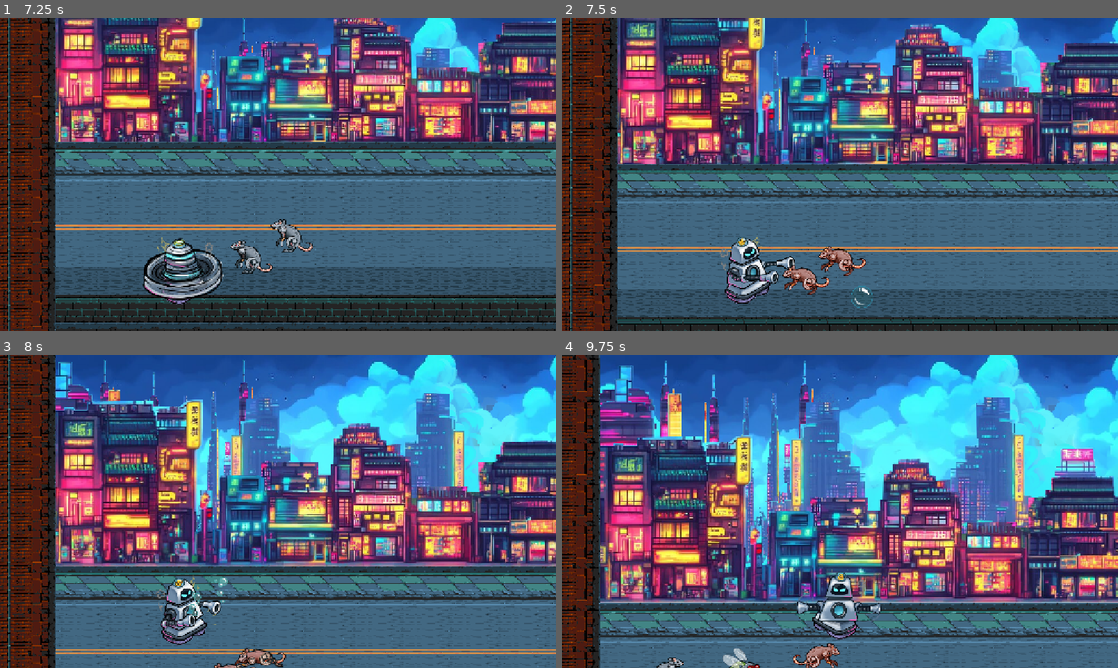
Above: before the commit, frames 1-4 (two rows, left to right).
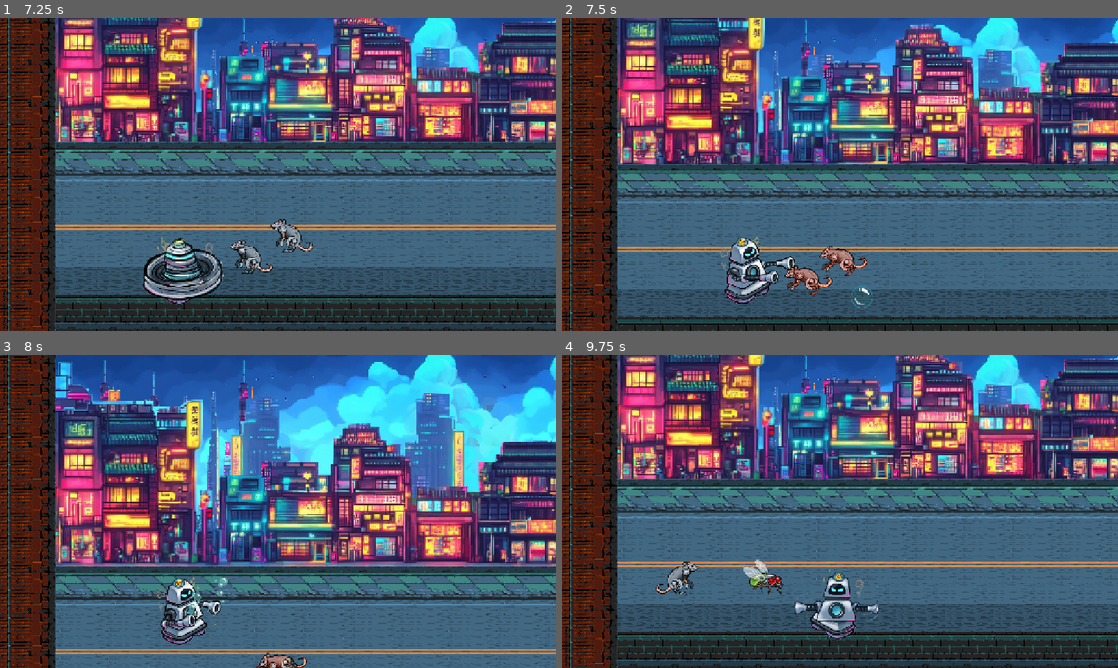
Above: after the commit, the same moments.

Repository: asdrome/bubbletron
Game: Godot game, scene res://Escenas/main.tscn
Two runs of this game, one before a commit and one after it. Both use one fixed random seed, a clock stepped at 60 frames per second and the inputs below.
Inputs (mouse positions are in pixels of both pictures, inside the frame that each line leads up to):
- Up to frame 1 (7.25 s): click "Jugar" at 0.5 s; move the mouse to (400, 158) at 1.27 s; press the mouse at (400, 158) at 1.28 s; hold D (right) 1.28-2.03 s; move the mouse to (166, 190) at 2.02 s; release the mouse at (166, 190) at 2.03 s; hold S (down) 2.03-2.78 s; tap Shift (spin) every 1.5 s from 2.1 to 6.6 s; tap Enter at 2.75 s; move the mouse to (333, 105) at 2.77 s; press the mouse at (333, 105) at 2.78 s; hold D (right) 2.78-3.53 s; move the mouse to (250, 237) at 3.52 s; release the mouse at (250, 237) at 3.53 s; hold W (up) 3.53-4.28 s; move the mouse to (444, 221) at 4.27 s; press the mouse at (444, 221) at 4.28 s; hold A (left) 4.28-5.78 s; move the mouse to (111, 127) at 5.02 s; release the mouse at (111, 127) at 5.03 s; move the mouse to (305, 174) at 5.77 s; press the mouse at (305, 174) at 5.78 s; hold S (down) 5.78-6.53 s; move the mouse to (194, 96) at 6.52 s; release the mouse at (194, 96) at 6.53 s; hold D (right) from 6.53 s (still down)
- Up to frame 2 (7.5 s): move the mouse to (962, 158) at 7.27 s; release D (right) at 7.28 s; press the mouse at (962, 158) at 7.28 s; hold W (up) from 7.28 s (still down)
- Up to frame 3 (8 s): keep holding W (up)
- Up to frame 4 (9.75 s): move the mouse to (728, 527) at 8.02 s; release W (up) at 8.03 s; release the mouse at (728, 527) at 8.03 s; hold D (right) 8.03-8.78 s; tap Shift (spin) at 8.1, 9.6 s; move the mouse to (895, 442) at 8.77 s; press the mouse at (895, 442) at 8.78 s; hold S (down) 8.78-9.53 s; move the mouse to (812, 574) at 9.52 s; release the mouse at (812, 574) at 9.53 s; hold A (left) from 9.53 s (still down)

Frame 1 is identical in both runs. In frame 2, 0.7% of the frame differs, in the area x 39-55%, y 72-89%; in frame 3, 0.6%; in frame 4, 88%, in the area x 0-100%, y 0-100%.

Commit message:
Correcciones

Diff:
--- a/Escenas/Personajes/rata.gd
+++ b/Escenas/Personajes/rata.gd
@@ -8,7 +8,7 @@
 const EXPLOSION = preload("res://Escenas/Personajes/Explosion.tscn")
 
 func _ready() -> void:
-	sprite = $Sprite2D
+	sprite = $RataSprite
 	animation_player.play("Walk")
 
 func _process(_delta: float) -> void:
@@ -29,7 +29,6 @@
 
 func _on_animation_player_animation_finished(anim_name: StringName) -> void:
 	if anim_name == "Death":
-		set_physics_process(false)
 		queue_free()
 	else:
 		animation_player.play("Walk")
@@ -38,10 +37,16 @@
 func _on_area_2d_area_entered(area: Area2D) -> void:
 	if area.is_in_group("burbuja"):
 		animation_player.play("Death")
+		set_process(false)
+		set_physics_process(false)
 		#var explosion = EXPLOSION.instantiate()
 		#explosion.global_position = global_position
 		#add_sibling(explosion)
 	if area.is_in_group("Jugador"):
 		animation_player.play("Attack")
 	if area.is_in_group("JugadorHitBox"):
+		set_process(false)
+		set_physics_process(false)
 		animation_player.play("Death")
+		await get_tree().create_timer(1).timeout
+		queue_free()
--- a/Escenas/Personajes/rata.tscn
+++ b/Escenas/Personajes/rata.tscn
@@ -21,6 +21,94 @@
 "transitions": PackedFloat32Array(1, 1),
 "update": 1,
 "values": [6, 8]
+}
+
+[sub_resource type="Animation" id="Animation_bqt75"]
+resource_name = "Death"
+step = 0.5
+tracks/0/type = "value"
+tracks/0/imported = false
+tracks/0/enabled = true
+tracks/0/path = NodePath(".:texture")
+tracks/0/interp = 1
+tracks/0/loop_wrap = true
+tracks/0/keys = {
+"times": PackedFloat32Array(0),
+"transitions": PackedFloat32Array(1),
+"update": 1,
+"values": [ExtResource("3_ryorl")]
+}
+tracks/1/type = "value"
+tracks/1/imported = false
+tracks/1/enabled = true
+tracks/1/path = NodePath(".:region_rect")
+tracks/1/interp = 2
+tracks/1/loop_wrap = true
+tracks/1/keys = {
+"times": PackedFloat32Array(0, 0.5),
+"transitions": PackedFloat32Array(1, 1),
+"update": 1,
+"values": [Rect2(223, 118, 110, 70), Rect2(349, 144, 117, 47)]
+}
+tracks/2/type = "value"
+tracks/2/imported = false
+tracks/2/enabled = true
+tracks/2/path = NodePath(".:region_enabled")
+tracks/2/interp = 1
+tracks/2/loop_wrap = true
+tracks/2/keys = {
+"times": PackedFloat32Array(0),
+"transitions": PackedFloat32Array(1),
+"update": 1,
+"values": [true]
+}
+tracks/3/type = "value"
+tracks/3/imported = false
+tracks/3/enabled = true
+tracks/3/path = NodePath(".:hframes")
+tracks/3/interp = 1
+tracks/3/loop_wrap = true
+tracks/3/keys = {
+"times": PackedFloat32Array(0, 1),
+"transitions": PackedFloat32Array(1, 1),
+"update": 1,
+"values": [1, 6]
+}
+tracks/4/type = "value"
+tracks/4/imported = false
+tracks/4/enabled = true
+tracks/4/path = NodePath(".:vframes")
+tracks/4/interp = 1
+tracks/4/loop_wrap = true
+tracks/4/keys = {
+"times": PackedFloat32Array(0, 1),
+"transitions": PackedFloat32Array(1, 1),
+"update": 1,
+"values": [1, 6]
+}
+tracks/5/type = "value"
+tracks/5/imported = false
+tracks/5/enabled = true
+tracks/5/path = NodePath("../CollisionShape2D:disabled")
+tracks/5/interp = 1
+tracks/5/loop_wrap = true
+tracks/5/keys = {
+"times": PackedFloat32Array(0),
+"transitions": PackedFloat32Array(1),
+"update": 1,
+"values": [true]
+}
+tracks/6/type = "value"
+tracks/6/imported = false
+tracks/6/enabled = true
+tracks/6/path = NodePath("../Area2D:monitorable")
+tracks/6/interp = 1
+tracks/6/loop_wrap = true
+tracks/6/keys = {
+"times": PackedFloat32Array(0),
+"transitions": PackedFloat32Array(1),
+"update": 1,
+"values": [false]
 }
 
 [sub_resource type="Animation" id="Animation_ryorl"]
@@ -97,6 +185,30 @@
 "update": 1,
 "values": [6]
 }
+tracks/6/type = "value"
+tracks/6/imported = false
+tracks/6/enabled = true
+tracks/6/path = NodePath("../CollisionShape2D:disabled")
+tracks/6/interp = 1
+tracks/6/loop_wrap = true
+tracks/6/keys = {
+"times": PackedFloat32Array(0),
+"transitions": PackedFloat32Array(1),
+"update": 1,
+"values": [false]
+}
+tracks/7/type = "value"
+tracks/7/imported = false
+tracks/7/enabled = true
+tracks/7/path = NodePath("../Area2D:monitorable")
+tracks/7/interp = 1
+tracks/7/loop_wrap = true
+tracks/7/keys = {
+"times": PackedFloat32Array(0),
+"transitions": PackedFloat32Array(1),
+"update": 1,
+"values": [true]
+}
 
 [sub_resource type="Animation" id="Animation_7j181"]
 resource_name = "Walk"
@@ -113,70 +225,6 @@
 "transitions": PackedFloat32Array(1, 1, 1, 1, 1, 1),
 "update": 1,
 "values": [0, 1, 2, 3, 4, 5]
-}
-
-[sub_resource type="Animation" id="Animation_bqt75"]
-resource_name = "Death"
-step = 0.5
-tracks/0/type = "value"
-tracks/0/imported = false
-tracks/0/enabled = true
-tracks/0/path = NodePath(".:texture")
-tracks/0/interp = 1
-tracks/0/loop_wrap = true
-tracks/0/keys = {
-"times": PackedFloat32Array(0),
-"transitions": PackedFloat32Array(1),
-"update": 1,
-"values": [ExtResource("3_ryorl")]
-}
-tracks/1/type = "value"
-tracks/1/imported = false
-tracks/1/enabled = true
-tracks/1/path = NodePath(".:region_rect")
-tracks/1/interp = 2
-tracks/1/loop_wrap = true
-tracks/1/keys = {
-"times": PackedFloat32Array(0, 0.5),
-"transitions": PackedFloat32Array(1, 1),
-"update": 1,
-"values": [Rect2(223, 118, 110, 70), Rect2(349, 144, 117, 47)]
-}
-tracks/2/type = "value"
-tracks/2/imported = false
-tracks/2/enabled = true
-tracks/2/path = NodePath(".:region_enabled")
-tracks/2/interp = 1
-tracks/2/loop_wrap = true
-tracks/2/keys = {
-"times": PackedFloat32Array(0),
-"transitions": PackedFloat32Array(1),
-"update": 1,
-"values": [true]
-}
-tracks/3/type = "value"
-tracks/3/imported = false
-tracks/3/enabled = true
-tracks/3/path = NodePath(".:hframes")
-tracks/3/interp = 1
-tracks/3/loop_wrap = true
-tracks/3/keys = {
-"times": PackedFloat32Array(0),
-"transitions": PackedFloat32Array(1),
-"update": 1,
-"values": [1]
-}
-tracks/4/type = "value"
-tracks/4/imported = false
-tracks/4/enabled = true
-tracks/4/path = NodePath(".:vframes")
-tracks/4/interp = 1
-tracks/4/loop_wrap = true
-tracks/4/keys = {
-"times": PackedFloat32Array(0),
-"transitions": PackedFloat32Array(1),
-"update": 1,
-"values": [1]
 }
 
 [sub_resource type="AnimationLibrary" id="AnimationLibrary_bqt75"]
@@ -191,7 +239,7 @@
 collision_mask = 4
 script = ExtResource("1_7j181")
 
-[node name="Sprite2D" type="Sprite2D" parent="."]
+[node name="RataSprite" type="Sprite2D" parent="."]
 texture_filter = 1
 texture = ExtResource("1_xga6c")
 hframes = 6
@@ -203,7 +251,7 @@
 shape = SubResource("CircleShape2D_7j181")
 
 [node name="AnimationPlayer" type="AnimationPlayer" parent="."]
-root_node = NodePath("../Sprite2D")
+root_node = NodePath("../RataSprite")
 libraries = {
 &"": SubResource("AnimationLibrary_bqt75")
 }
